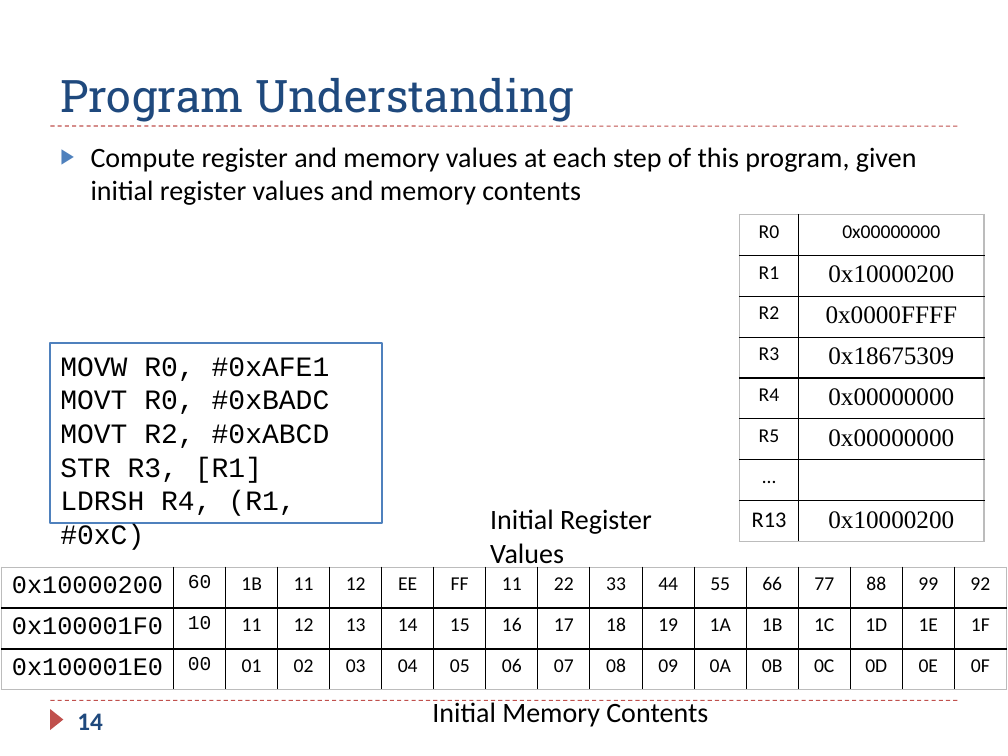
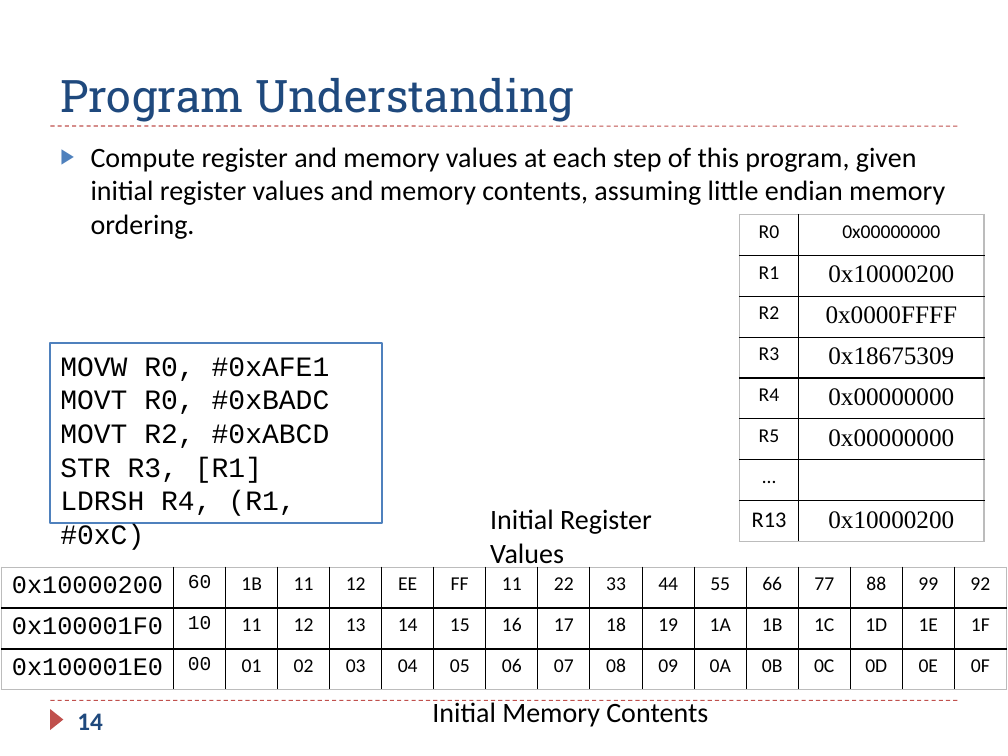
Before and after one commit to guhofstra/CSC111Fa25, a slide deck: slide 14 of PPTs/Ch5_ARM_Load_Store_Exercises.pptx. Drawn at 1008x756 pixels with LibreOffice and Linux fonts; fonts in the diff are those of the drawing. Boxes give left, top, right and bottom in pixels: in the first picture for what was removed or moved away, otherwise in the second. Text is boxed around its words. In the diff, an @@ line names an element or a change of style, - is before the commit and + after.

```diff
--- a/PPTs/Ch5_ARM_Load_Store_Exercises.pptx
+++ b/PPTs/Ch5_ARM_Load_Store_Exercises.pptx
@@ text at (91,147,945,239): text changed @@
-▶ Compute register and memory values at each step of this program, given initial register values and memory contents
+▶ Compute register and memory values at each step of this program, given initial register values and memory contents, assuming little endian memory ordering.
```
Also in this commit, not shown: 1 other slide changed, 3 other files.
